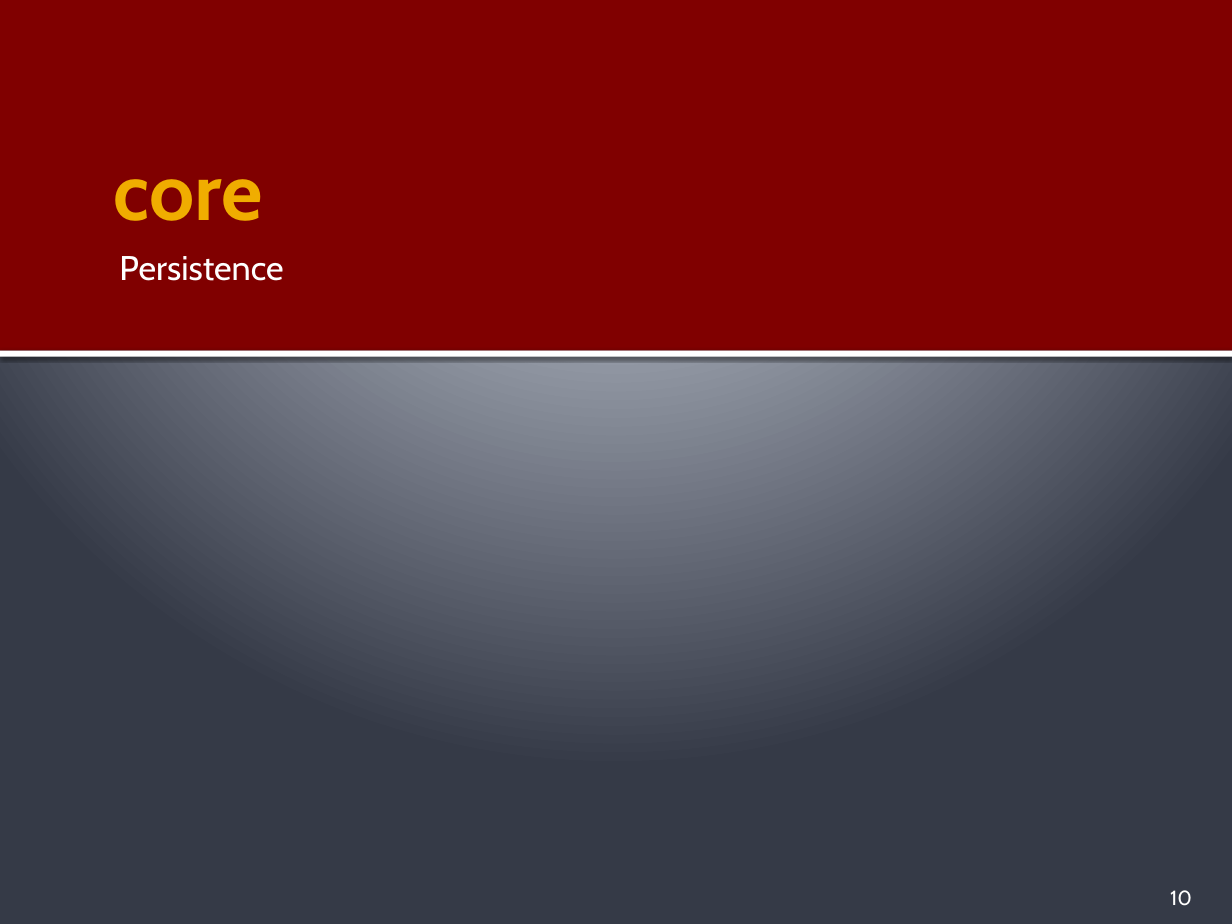
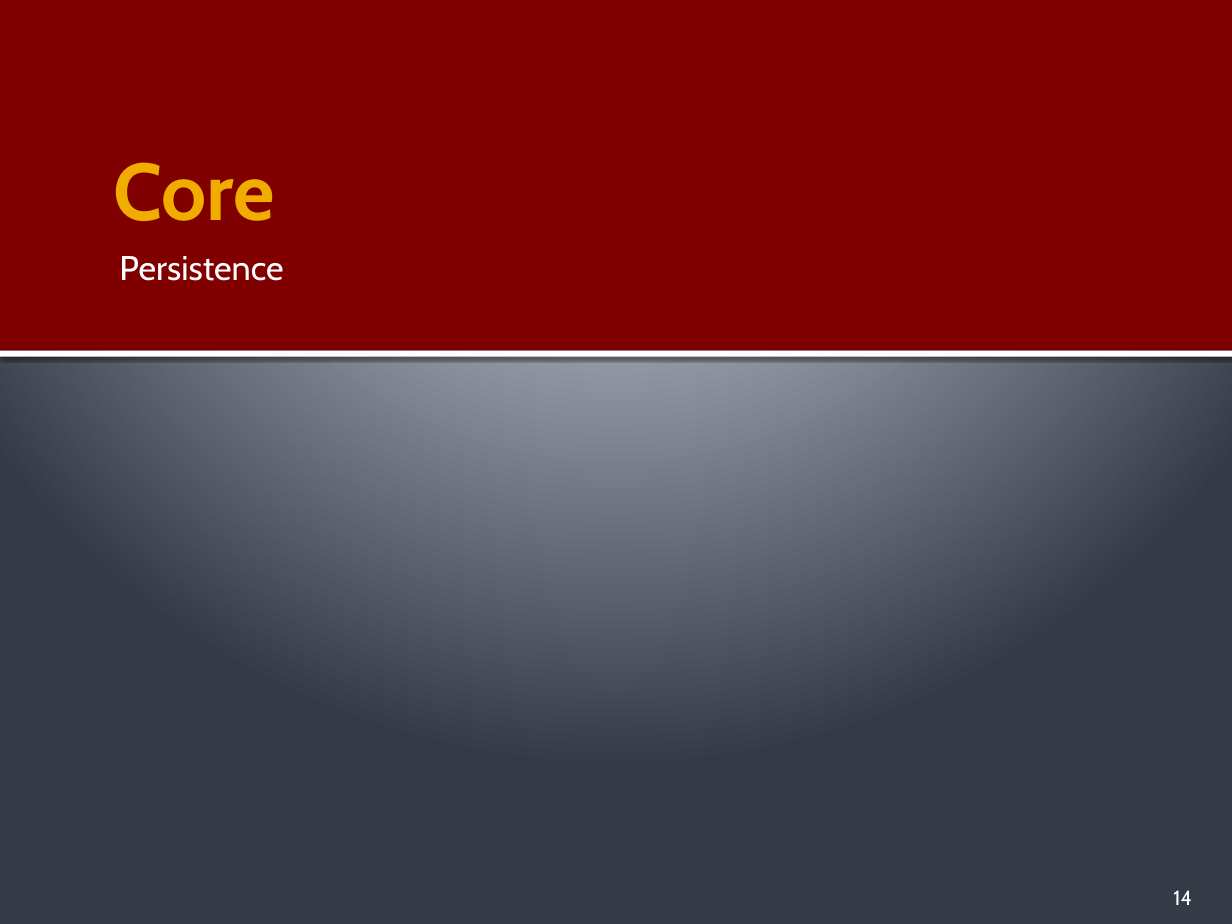
Before and after one commit to PauloGandraSousa/eapliframework, a slide deck: slide 14 of documentation/eapli.framework-Tech-Description.pptx (slide 10 before the commit). Drawn at 1232x924 pixels with LibreOffice and Linux fonts; fonts in the diff are those of the drawing. Boxes give left, top, right and bottom in pixels: in the first picture for what was removed or moved away, otherwise in the second. Text is boxed around its words. In the diff, an @@ line names an element or a change of style, - is before the commit and + after.

```diff
--- a/documentation/eapli.framework-Tech-Description.pptx
+++ b/documentation/eapli.framework-Tech-Description.pptx
@@ title at (113,162,275,221): text changed @@
-core
+Core
@@ page number at (1173,890,1192,905): text changed @@
-10
+14
```
Also in this commit, not shown: 10 other slides changed, 15 slides added, 3 slides removed, 5 other files.
